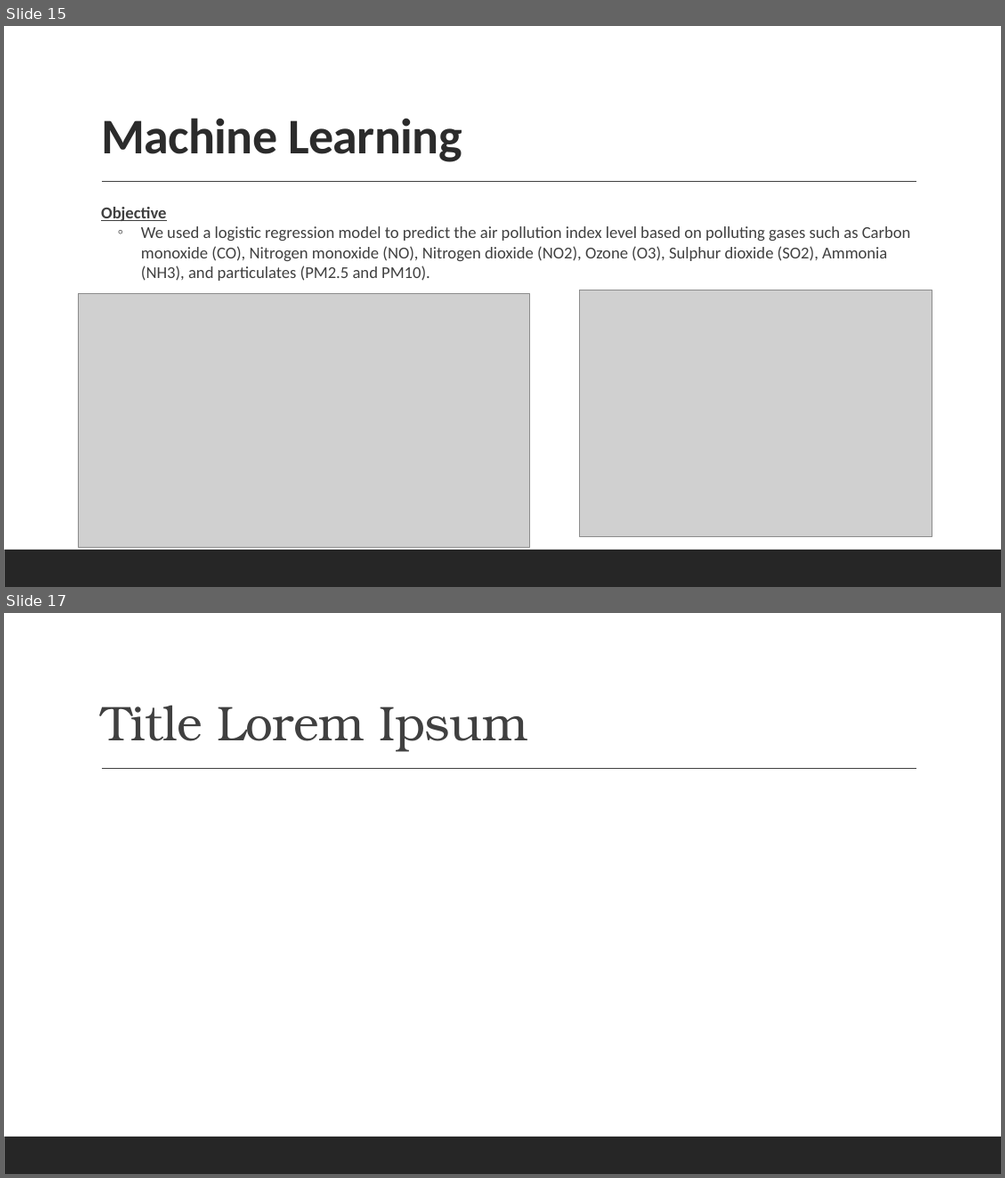
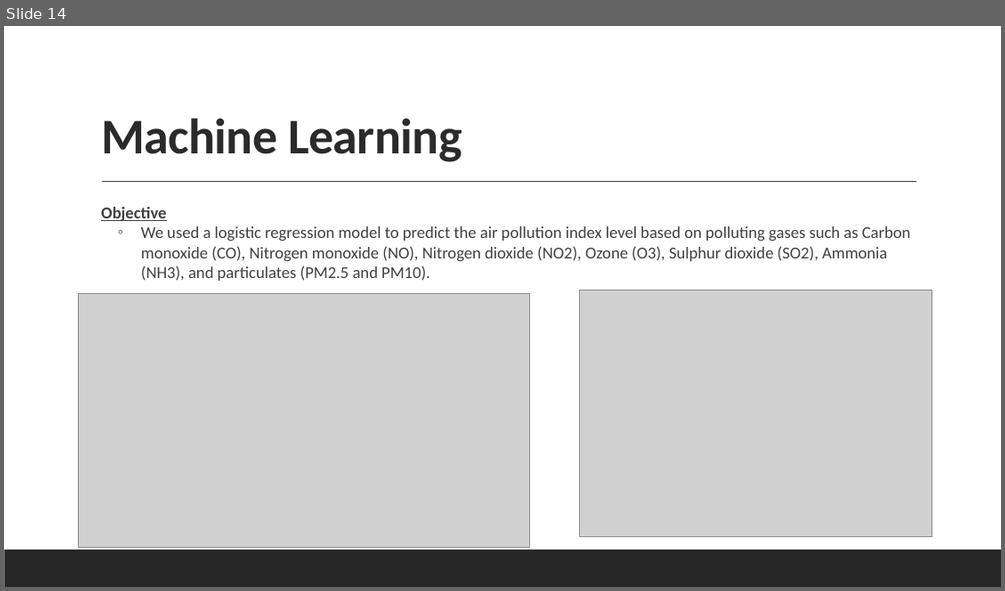
Before and after one commit to LouFoster/Group-C_FinalProject, a slide deck: C-Group v3_Final.pptx. Shown one above the other, each under a label of ours: slides 15 and 17 before the commit, slide 14 after it; the slides between them are not shown. The pictures are 1005x1178 and 1005x591 pixels, drawn with LibreOffice and Linux fonts; fonts in the diff are those of the drawing; grey boxes stand for pictures. Boxes give left, top, right and bottom in pixels: in the first picture for what was removed or moved away, otherwise in the second. Text is boxed around its words. In the diff, an @@ line names an element or a change of style, - is before the commit and + after.

```diff
--- a/C-Group v3_Final.pptx
+++ b/C-Group v3_Final.pptx
@@ slide 17 removed at (4, 613, 1001, 1174), background #FFFFFF; not listed: 2 template elements that a slide beside it also shows @@
@@ title removed at (101, 705, 528, 752) @@
-Title Lorem Ipsum
@@ what was slide 15 is now slide 14 @@
```
Also in this commit, not shown: 3 slides changed, 1 slide added, 1 other slide removed.
